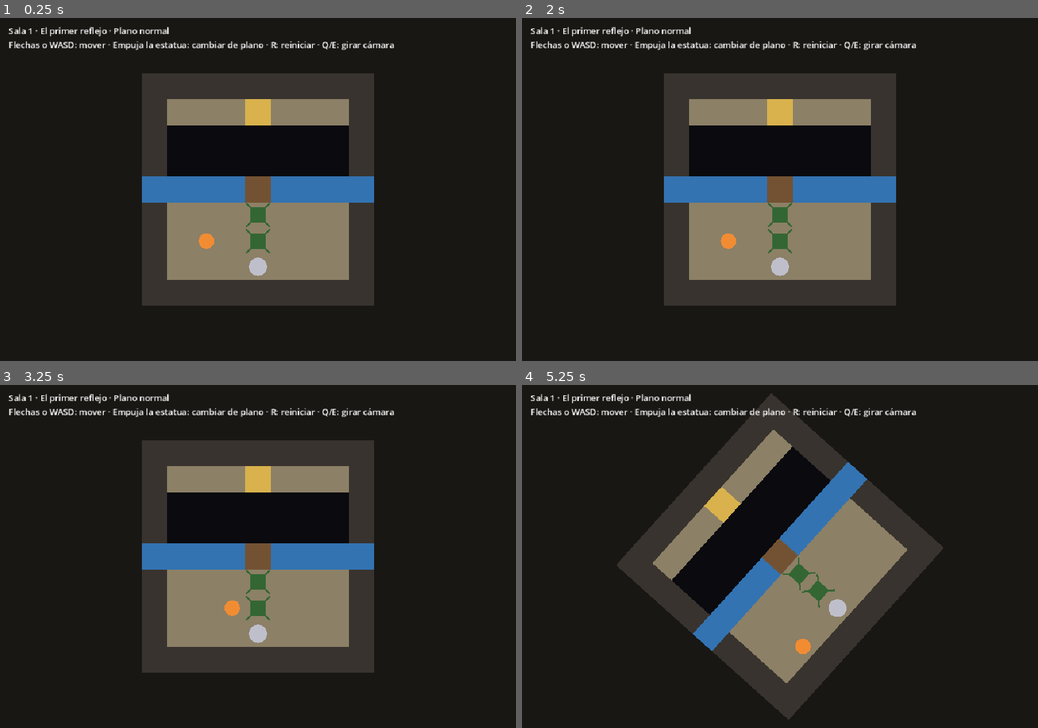
Above: before the commit, frames 1-4 (two rows, left to right).
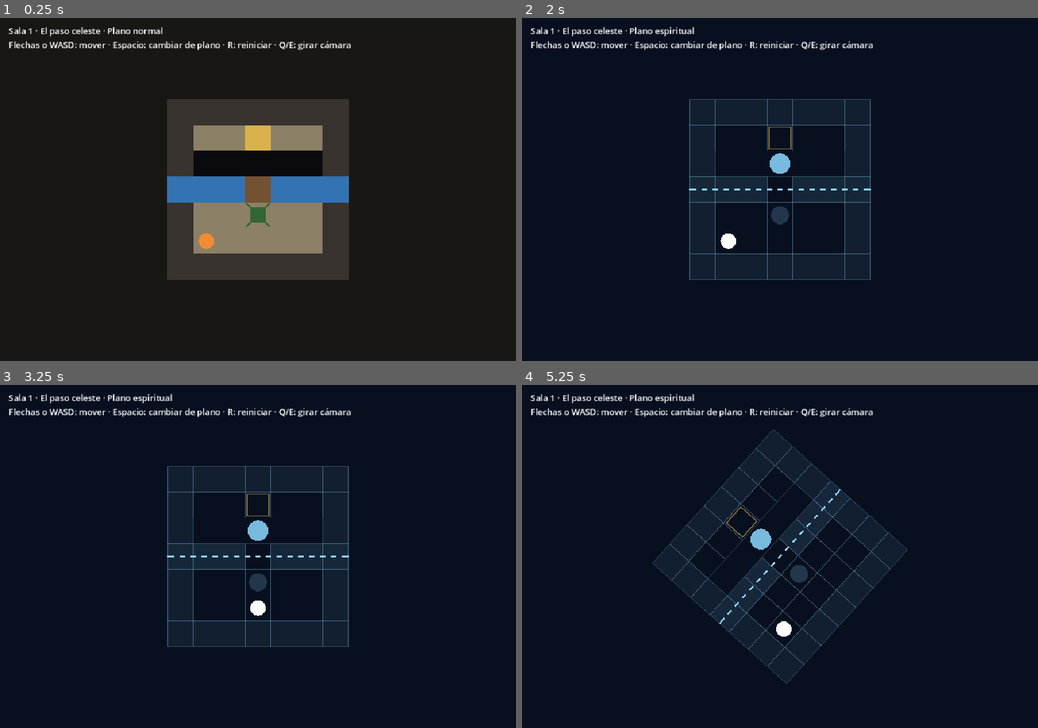
Above: after the commit, the same moments.

Repository: AngeloCS19/Juego
Game: Godot game, scene res://main.tscn
Same seed, same stepped clock (60 frames per second), same inputs: the game is played once before the commit and once after it.
Inputs:
- Up to frame 1 (0.25 s): no input
- Up to frame 2 (2 s): tap Enter at 0.5 s; hold Right 0.53-1.28 s; tap Space at 0.6, 0.77, 1.07, 1.52, 1.55, 1.82 s; hold Down from 1.28 s (still down); tap R at 1.35 s
- Up to frame 3 (3.25 s): release Down at 2.03 s; hold Right 2.03-2.78 s; tap Q at 2.1 s; tap Space at 2.3, 2.75, 3.02, 3.05 s; hold Up from 2.78 s (still down); tap E at 2.85 s
- Up to frame 4 (5.25 s): tap Space at 3.32, 3.6, 3.77, 4.07, 4.52, 4.55, 4.82 s; release Up at 3.53 s; hold Left 3.53-5.03 s; tap R at 4.35 s; hold Down from 5.03 s (still down); tap Q at 5.1 s

The runs differ from the first frame. In frame 1, 23% of the frame differs, in the area x 10-77%, y 2-84%; in frame 2, 28%; in frame 3, 28%; in frame 4, 28%.

Commit message:
Cambiar de plano como habilidad y sala tutorial (#2)
* Cambiar de plano como habilidad y sala tutorial

- Espacio cambia de plano; se quita la estatua.
- Volver al plano normal sobre vacío o agua es caer y reinicia la sala.
- Nueva sala 'El paso celeste' que enseña a atravesar objetos y pisar reflejos.
- Las soluciones de las salas usan P para cambiar de plano; prueba de caída.

Co-Authored-By: Claude Opus 5.5 (1M context) <noreply@anthropic.com>
Claude-Session: https://claude.ai/code/session_01CgeRXwbMC7VvuvXY2F3GVs

* En el plano espiritual el agua se cruza; el vacío solo sobre reflejos

Co-Authored-By: Claude Opus 5.5 (1M context) <noreply@anthropic.com>
Claude-Session: https://claude.ai/code/session_01CgeRXwbMC7VvuvXY2F3GVs

---------

Co-authored-by: Claude <noreply@anthropic.com>

Diff:
--- /dev/null
+++ b/salas/rio_00.json
@@ -0,0 +1,18 @@
+{
+	"nombre": "El paso celeste",
+	"mapa": [
+		"#######",
+		"#..E..#",
+		"#vvvvv#",
+		"~~~=~~~",
+		"#.....#",
+		"#.....#",
+		"#######"
+	],
+	"jugador": [1, 5],
+	"plano_espiritual": { "tipo": "reflexion", "eje": "horizontal", "valor": 3 },
+	"piedras": [
+		{ "pos": [3, 4], "fija": true }
+	],
+	"solucion": "PRRUUUU"
+}
--- a/salas/rio_01.json
+++ b/salas/rio_01.json
@@ -8,7 +8,7 @@
 		"~~~~=~~~~",
 		"#.......#",
 		"#.......#",
-		"#...S...#",
+		"#.......#",
 		"#########"
 	],
 	"jugador": [2, 6],
@@ -17,5 +17,5 @@
 		{ "pos": [4, 5], "fija": true },
 		{ "pos": [4, 6], "fija": true }
 	],
-	"solucion": "DRRURUUUUU"
+	"solucion": "PRRUUUUU"
 }
--- a/salas/rio_02.json
+++ b/salas/rio_02.json
@@ -8,7 +8,7 @@
 		"~~~~=~~~~",
 		"#.......#",
 		"#.......#",
-		"#...S...#",
+		"#.......#",
 		"#########"
 	],
 	"jugador": [2, 6],
@@ -17,5 +17,5 @@
 		{ "pos": [2, 5] },
 		{ "pos": [4, 6], "fija": true }
 	],
-	"solucion": "LURRDDRURUUUUU"
+	"solucion": "LURRPRUUUU"
 }
--- a/salas/rio_03.json
+++ b/salas/rio_03.json
@@ -8,7 +8,7 @@
 		"~~~~~~~~~",
 		"#.......#",
 		"#.......#",
-		"#S......#",
+		"#.......#",
 		"#########"
 	],
 	"jugador": [3, 7],
@@ -18,5 +18,5 @@
 		{ "pos": [2, 5] },
 		{ "pos": [6, 6] }
 	],
-	"solucion": "URUDLLLURRDDRRRRULLDLLLLURRUUUUU"
+	"solucion": "URUDLLLURRDDRRRRULLPLUUUUU"
 }
--- a/scripts/main.gd
+++ b/scripts/main.gd
@@ -2,6 +2,7 @@
 ## Punto de entrada: carga las salas en orden, lee los controles y gira la cámara.
 
 const SALAS := [
+	"res://salas/rio_00.json",
 	"res://salas/rio_01.json",
 	"res://salas/rio_02.json",
 	"res://salas/rio_03.json",
@@ -30,6 +31,7 @@
 	sala.position = -Vector2(sala.tamano) * Sala.TAM / 2  # centra la sala en el pivote
 	sala.completada.connect(_on_sala_completada)
 	sala.plano_cambiado.connect(_on_plano_cambiado)
+	sala.caida.connect(_on_caida)
 	pivote.add_child(sala)
 	_on_plano_cambiado(false)
 
@@ -47,6 +49,8 @@
 			_mover(Vector2i.LEFT)
 		KEY_RIGHT, KEY_D:
 			_mover(Vector2i.RIGHT)
+		KEY_SPACE:
+			sala.cambiar_plano()
 		KEY_R:
 			sala.reiniciar()
 		KEY_Q:
@@ -68,8 +72,12 @@
 
 func _on_plano_cambiado(espiritual: bool) -> void:
 	RenderingServer.set_default_clear_color(FONDO_ESPIRITUAL if espiritual else FONDO_NORMAL)
-	etiqueta.text = "Sala %d · %s · Plano %s\nFlechas o WASD: mover · Empuja la estatua: cambiar de plano · R: reiniciar · Q/E: girar cámara" % [
+	etiqueta.text = "Sala %d · %s · Plano %s\nFlechas o WASD: mover · Espacio: cambiar de plano · R: reiniciar · Q/E: girar cámara" % [
 		indice + 1, sala.datos["nombre"], "espiritual" if espiritual else "normal"]
+
+
+func _on_caida() -> void:
+	etiqueta.text += "\nCaíste: volviste al plano normal sobre el vacío o el agua."
 
 
 func _on_sala_completada() -> void:
--- a/scripts/sala.gd
+++ b/scripts/sala.gd
@@ -5,10 +5,11 @@
 ##
 ## Letras del mapa:
 ##   #  muro      .  suelo     ~  agua      =  puente
-##   v  vacío     E  salida    S  estatua del guardián (cambia de plano)
+##   v  vacío     E  salida
 
 signal completada
 signal plano_cambiado(espiritual: bool)
+signal caida
 
 const TAM := 48.0  # píxeles por casilla
 
@@ -20,9 +21,7 @@
 	"=": Color(0.45, 0.32, 0.2),
 	"v": Color(0.04, 0.04, 0.06),
 	"E": Color(0.85, 0.7, 0.3),
-	"S": Color(0.55, 0.5, 0.4),
 }
-const COLOR_ESTATUA := Color(0.75, 0.75, 0.8)
 const COLOR_PIEDRA := Color(0.45, 0.7, 0.4)
 const COLOR_PIEDRA_FIJA := Color(0.2, 0.4, 0.2)
 const COLOR_JUGADOR := Color(0.95, 0.55, 0.2)
@@ -60,11 +59,6 @@
 ## Intenta mover al jugador una casilla en la dirección dada (en coordenadas del mundo).
 func mover(dir: Vector2i) -> void:
 	var destino := jugador + dir
-	if celda(destino) == "S":
-		espiritual = not espiritual
-		plano_cambiado.emit(espiritual)
-		queue_redraw()
-		return
 	if not espiritual:
 		var i := piedra_en(destino)
 		if i >= 0 and not piedras[i]["flota"] and not _empujar(i, dir):
@@ -74,6 +68,20 @@
 		queue_redraw()
 		if celda(jugador) == "E":
 			completada.emit()
+
+
+## Habilidad del jugador: pasar de un plano al otro.
+## Volver al plano normal sobre el vacío o el agua es caer, y la sala se reinicia.
+## Volver encima de una piedra no se permite.
+func cambiar_plano() -> void:
+	if espiritual and not _transitable_en_plano(jugador, false):
+		if piedra_en(jugador) < 0:
+			reiniciar()
+			caida.emit()
+		return
+	espiritual = not espiritual
+	plano_cambiado.emit(espiritual)
+	queue_redraw()
 
 
 func celda(c: Vector2i) -> String:
@@ -98,12 +106,16 @@
 
 
 func transitable(c: Vector2i) -> bool:
+	return _transitable_en_plano(c, espiritual)
+
+
+func _transitable_en_plano(c: Vector2i, en_espiritual: bool) -> bool:
 	var t := celda(c)
-	if t == "#" or t == "S":
+	if t == "#":
 		return false
-	if espiritual:
-		# Los originales son fantasmas; las imágenes son plataformas sólidas.
-		return imagen_en(c) or t in [".", "=", "E"]
+	if en_espiritual:
+		# Se atraviesan objetos y agua; el vacío solo se cruza sobre un reflejo.
+		return imagen_en(c) or t in [".", "=", "E", "~"]
 	var i := piedra_en(c)
 	if i >= 0:
 		return piedras[i]["flota"]
@@ -148,11 +160,6 @@
 				_dibujar_casilla_espiritual(c)
 			else:
 				draw_rect(_rect(c), COLOR_CASILLA[celda(c)])
-			if celda(c) == "S":
-				if espiritual:
-					draw_circle(_centro(c), TAM * 0.35, CELESTE, false, 2.0)
-				else:
-					draw_circle(_centro(c), TAM * 0.35, COLOR_ESTATUA)
 	if espiritual:
 		transformacion.dibujar(self, TAM, tamano, CELESTE)
 	for p in piedras:
--- a/tests/test_reflexion.gd
+++ b/tests/test_reflexion.gd
@@ -27,9 +27,27 @@
 		var lista := [false]
 		sala.completada.connect(func(): lista[0] = true)
 		for letra in sala.datos["solucion"]:
-			sala.mover(pasos[letra])
+			if letra == "P":
+				sala.cambiar_plano()
+			else:
+				sala.mover(pasos[letra])
 		_igual(lista[0], true, "%s se resuelve con su solución" % ruta)
 		sala.free()
+
+	# Volver al plano normal sobre el vacío es caer y reiniciar la sala.
+	var sala := Sala.new()
+	sala.cargar("res://salas/rio_00.json")
+	var cayo := [false]
+	sala.caida.connect(func(): cayo[0] = true)
+	for letra in "PRRUUU":  # termina parado sobre el reflejo, encima del vacío
+		if letra == "P":
+			sala.cambiar_plano()
+		else:
+			sala.mover(pasos[letra])
+	sala.cambiar_plano()
+	_igual(cayo[0], true, "caer al volver al plano normal sobre el vacío")
+	_igual(sala.jugador, Vector2i(1, 5), "la sala se reinicia después de caer")
+	sala.free()
 
 	print("Fallos: %d" % fallos)
 	quit(1 if fallos else 0)
Not shown, changed: README.md
